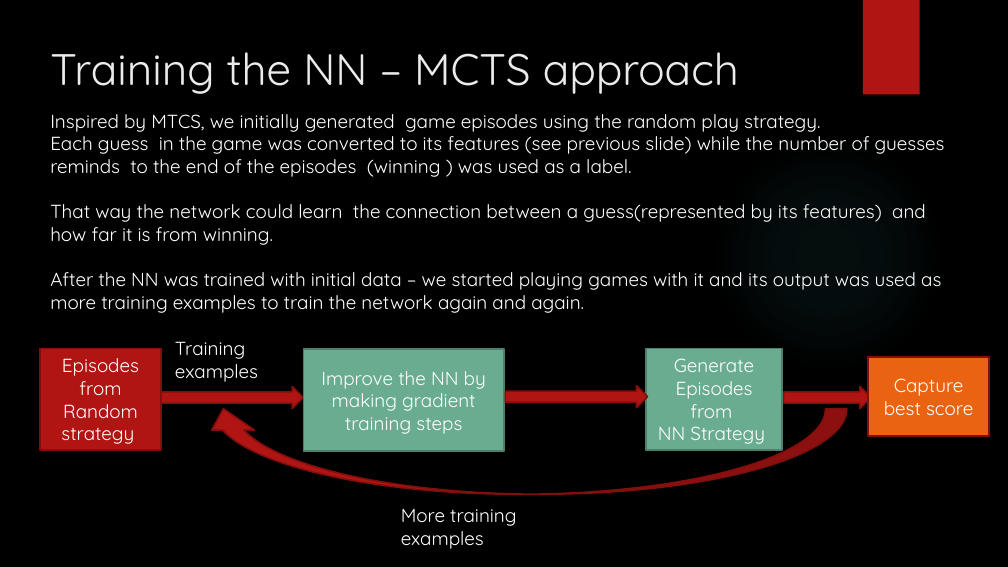
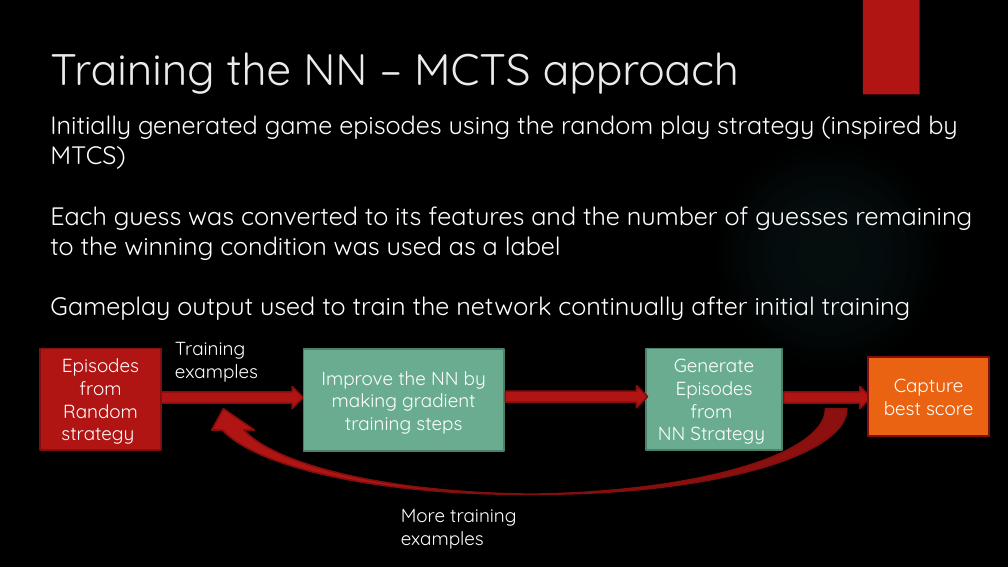
Before and after one commit to gilsh2/final_ai_project, a slide deck: slide 15 of ai_final_project_mastermind.pptx. Drawn at 1008x567 pixels with LibreOffice and Linux fonts; fonts in the diff are those of the drawing; background and template pictures are left out. Boxes give left, top, right and bottom in pixels: in the first picture for what was removed or moved away, otherwise in the second. Text is boxed around its words. In the diff, an @@ line names an element or a change of style, - is before the commit and + after.

Commit message:
More changes to presentation 3

```diff
--- a/ai_final_project_mastermind.pptx
+++ b/ai_final_project_mastermind.pptx
@@ text at bbox=[50, 115, 972, 320]: text changed; size 18 to 24 pt @@
-Inspired by MTCS, we initially generated game episodes using the random play strategy.
-Each guess in the game was converted to its features (see previous slide) while the number of guesses reminds to the end of the episodes (winning ) was used as a label.
-That way the network could learn the connection between a guess(represented by its features) and how far it is from winning.
-After the NN was trained with initial data – we started playing games with it and its output was used as more training examples to train the network again and again.
+Initially generated game episodes using the random play strategy (inspired by MTCS)
+Each guess was converted to its features and the number of guesses remaining to the winning condition was used as a label
+Gameplay output used to train the network continually after initial training
```
Also in this commit, not shown: 4 other slides changed.
